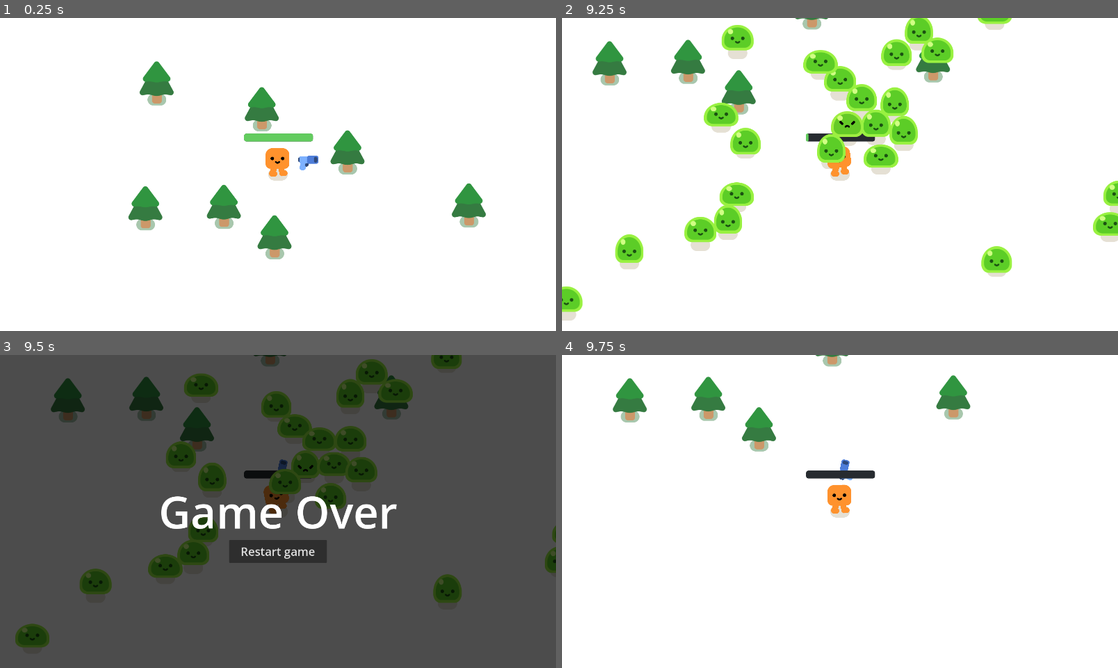
Above: before the commit, frames 1-4 (two rows, left to right).
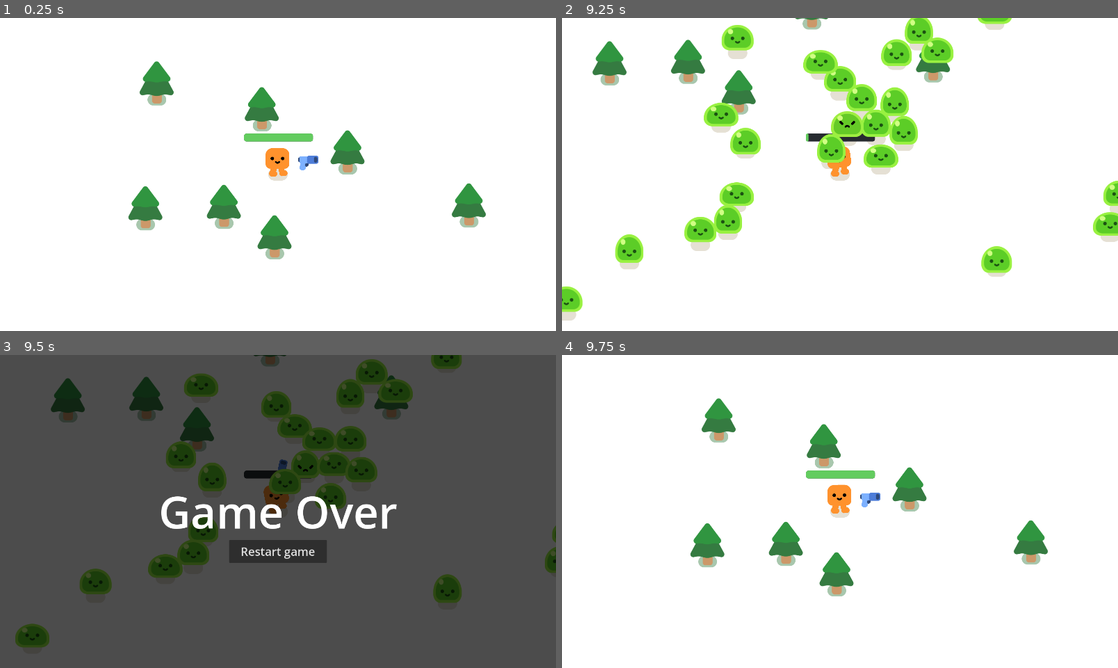
Above: after the commit, the same moments.

Repository: millwardesque/vampire-survivor-tutorial-ex
Game: Godot game, scene res://survivors_game.tscn
The game is run twice, just before and just after one commit, with the same random seed, the same clock (stepped at 60 frames per second) and the same inputs.
Inputs:
- Up to frame 1 (0.25 s): no input
- Up to frame 2 (9.25 s): tap Enter at 0.5 s; hold D (move_right) 0.53-1.28 s; hold S (move_down) 1.28-2.03 s; hold D (move_right) 2.03-2.78 s; hold W (move_up) 2.78-3.53 s; hold A (move_left) 3.53-5.03 s; hold S (move_down) 5.03-5.78 s; hold D (move_right) 5.78-6.53 s; hold W (move_up) 6.53-7.28 s; hold D (move_right) 7.28-8.03 s; hold S (move_down) 8.03-8.78 s; hold A (move_left) from 8.78 s (still down)
- Up to frame 3 (9.5 s): keep holding A (move_left)
- Up to frame 4 (9.75 s): release A (move_left) at 9.5 s; click "Restart game" at 9.5 s

Frames 1-3 are identical in both runs. In frame 4, 6.5% of the frame differs, in the area x 9-88%, y 0-78%.

Commit message:
[reset-game] Reverted many earlier changes for a simpler approach

Diff:
--- a/Enemies.gd
+++ /dev/null
@@ -1,7 +0,0 @@
-extends Node
-
-
-func _on_reset_level():
-	for enemy in get_children():
-		remove_child(enemy)
-		enemy.queue_free()
--- a/survivors_game.gd
+++ b/game.gd
@@ -1,6 +1,4 @@
 extends Node2D
-
-signal reset_level
 
 func spawn_mob():
 	var new_mob = preload("res://Mob.tscn").instantiate()
@@ -15,13 +13,8 @@
 
 func _on_player_health_depleted():
 	%GameOverScreen.visible = true
-	%SandboxLevel.get_tree().paused = true;
-
-	%Player.health = 1000000 # @DEBUG Temporarily used to prevent re-pausing
+	get_tree().paused = true;
 
 func _on_reset_game_clicked():
-	emit_signal("reset_level")
-
-func _on_reset_level():
-	%GameOverScreen.visible = false
-	%SandboxLevel.get_tree().paused = false;
+	get_tree().paused = false
+	get_tree().reload_current_scene()
--- a/player.gd
+++ b/player.gd
@@ -30,6 +30,3 @@
 
 	if health <= 0.0:
 		health_depleted.emit()
-
-func _on_reset_level():
-	health = MAX_HEALTH
--- a/survivors_game.tscn
+++ b/survivors_game.tscn
@@ -1,15 +1,24 @@
 [gd_scene load_steps=6 format=3 uid="uid://nxcul3mfumb7"]
 
 [ext_resource type="PackedScene" uid="uid://bmpopsk75n4pn" path="res://player.tscn" id="1_ki24f"]
-[ext_resource type="Script" path="res://survivors_game.gd" id="1_wvcjb"]
+[ext_resource type="Script" path="res://game.gd" id="1_wvcjb"]
 [ext_resource type="PackedScene" uid="uid://rqpcme5v2oca" path="res://pine_tree.tscn" id="2_auc2b"]
-[ext_resource type="Script" path="res://Enemies.gd" id="4_vj5al"]
 
 [sub_resource type="Curve2D" id="Curve2D_qpewy"]
 _data = {
 "points": PackedVector2Array(0, 0, 0, 0, 2084, -211, 0, 0, 0, 0, 2090, 1298, 0, 0, 0, 0, -308, 1313, 0, 0, 0, 0, -308, -209, 0, 0, 0, 0, 2084, -211)
 }
 point_count = 5
+
+[sub_resource type="GDScript" id="GDScript_uihhk"]
+script/source = "extends Node
+
+
+func _on_reset_level():
+	for enemy in get_children():
+		remove_child(enemy)
+		enemy.queue_free()
+"
 
 [node name="Game" type="Node2D"]
 y_sort_enabled = true
@@ -65,10 +74,11 @@
 
 [node name="Enemies" type="Node" parent="SandboxLevel"]
 unique_name_in_owner = true
-script = ExtResource("4_vj5al")
+script = SubResource("GDScript_uihhk")
 
 [node name="GameOverScreen" type="CanvasLayer" parent="."]
 unique_name_in_owner = true
+process_mode = 3
 visible = false
 
 [node name="ColorRect" type="ColorRect" parent="GameOverScreen"]
@@ -95,7 +105,7 @@
 theme_override_font_sizes/font_size = 152
 text = "Game Over"
 
-[node name="Button" type="Button" parent="GameOverScreen"]
+[node name="Restart Game" type="Button" parent="GameOverScreen"]
 process_mode = 3
 anchors_preset = 8
 anchor_left = 0.5
@@ -111,8 +121,6 @@
 theme_override_font_sizes/font_size = 40
 text = "Restart game"
 
-[connection signal="reset_level" from="." to="." method="_on_reset_level"]
-[connection signal="reset_level" from="." to="SandboxLevel/Enemies" method="_on_reset_level"]
 [connection signal="health_depleted" from="SandboxLevel/Player" to="." method="_on_player_health_depleted"]
 [connection signal="timeout" from="SandboxLevel/SpawnTimer" to="." method="_on_spawn_timer_timeout"]
-[connection signal="pressed" from="GameOverScreen/Button" to="." method="_on_reset_game_clicked"]
+[connection signal="pressed" from="GameOverScreen/Restart Game" to="." method="_on_reset_game_clicked"]
Not shown, changed: README.md
